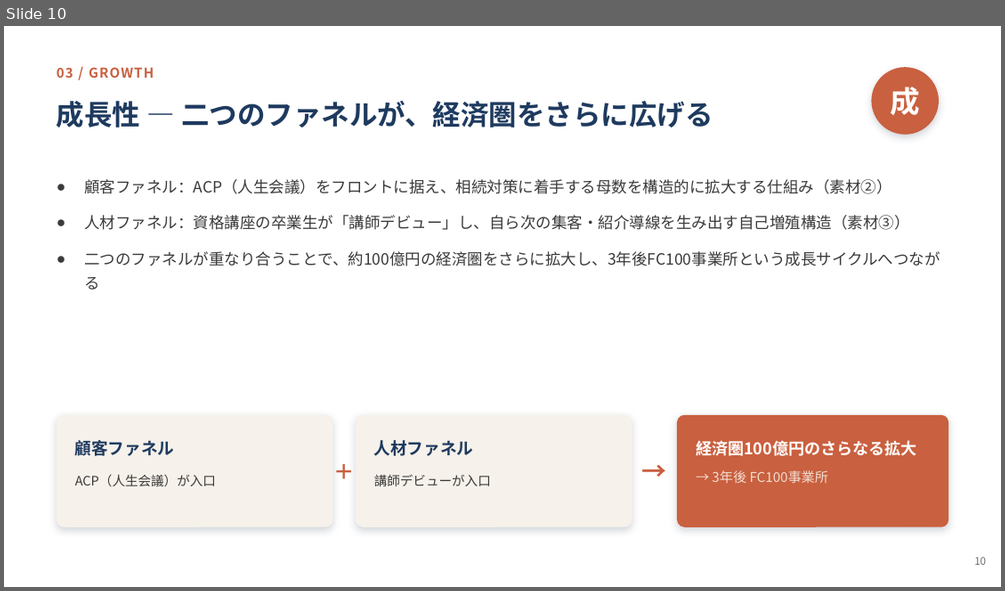
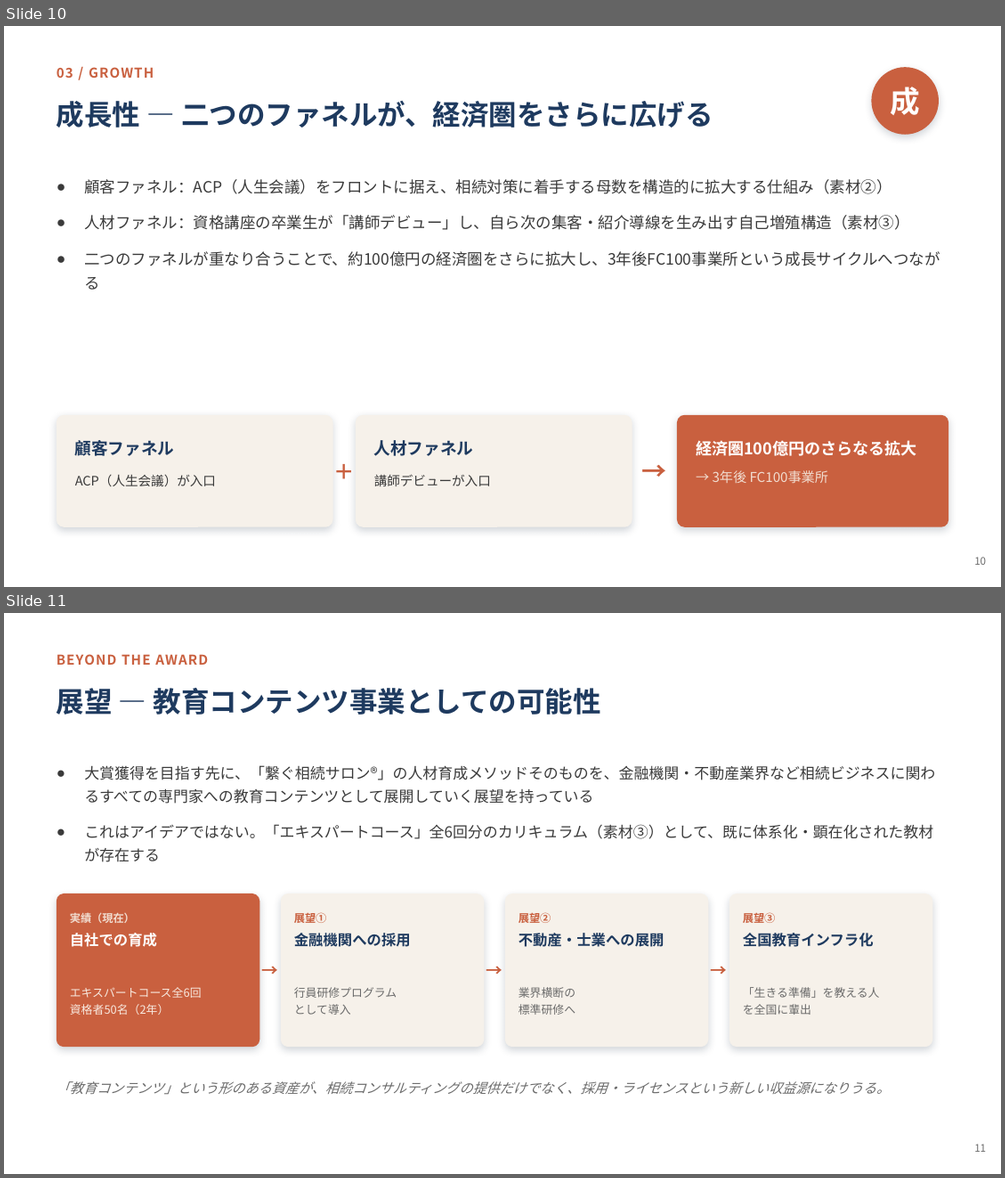
Before and after one commit to Megu124/tsunagusouzoku, a slide deck: manuscript/革新ビジネスアワード2026_ファイナル_100億市場ストーリー整理.pptx. Shown one above the other, each under a label of ours: slide 10 before the commit, slides 10 and 11 after it. The pictures are 1005x591 and 1005x1178 pixels, drawn with LibreOffice and Linux fonts; fonts in the diff are those of the drawing. Boxes give left, top, right and bottom in pixels: in the first picture for what was removed or moved away, otherwise in the second. Text is boxed around its words. In the diff, an @@ line names an element or a change of style, - is before the commit and + after.

```diff
--- a/manuscript/革新ビジネスアワード2026_ファイナル_100億市場ストーリー整理.pptx
+++ b/manuscript/革新ビジネスアワード2026_ファイナル_100億市場ストーリー整理.pptx
@@ slide 11 added at (x1=4, y1=613, x2=1001, y2=1174), background #FFFFFF @@
@@ text added at (x1=57, y1=654, x2=208, y2=665), 13 pt, text #C9603F, bold @@
+BEYOND THE AWARD
@@ text added at (x1=57, y1=688, x2=601, y2=714), 27 pt, text #1E3A5F, bold @@
+展望 ― 教育コンテンツ事業としての可能性
@@ text added at (x1=84, y1=765, x2=935, y2=862), 14.5 pt, text #3A3A3A @@
+● 大賞獲得を目指す先に、「繋ぐ相続サロン®」の人材育成メソッドそのものを、金融機関・不動産業界など相続ビジネスに関わるすべての専門家への教育コンテンツとして展開していく展望を持っている
+● これはアイデアではない。「エキスパートコース」全6回分のカリキュラム（素材③）として、既に体系化・顕在化された教材が存在する
@@ rounded rectangle added at (x1=57, y1=893, x2=259, y2=1046), fill #C9603F @@
@@ rounded rectangle added at (x1=281, y1=893, x2=484, y2=1046), fill #F6F1EA @@
@@ rounded rectangle added at (x1=505, y1=893, x2=708, y2=1046), fill #F6F1EA @@
@@ rounded rectangle added at (x1=729, y1=893, x2=933, y2=1046), fill #F6F1EA @@
@@ text added at (x1=70, y1=912, x2=135, y2=923), 10.5 pt, text #F1DCCF, bold @@
+実績（現在）
@@ text added at (x1=70, y1=933, x2=157, y2=947), 14 pt, text #FFFFFF, bold @@
+自社での育成
@@ text added at (x1=294, y1=912, x2=327, y2=923), 10.5 pt, text #C9603F, bold @@
+展望①
@@ text added at (x1=294, y1=933, x2=411, y2=947), 14 pt, text #1E3A5F, bold @@
+金融機関への採用
@@ text added at (x1=518, y1=912, x2=551, y2=923), 10.5 pt, text #C9603F, bold @@
+展望②
@@ text added at (x1=518, y1=933, x2=664, y2=947), 14 pt, text #1E3A5F, bold @@
+不動産・士業への展開
@@ text added at (x1=743, y1=912, x2=776, y2=923), 10.5 pt, text #C9603F, bold @@
+展望③
@@ text added at (x1=743, y1=933, x2=874, y2=947), 14 pt, text #1E3A5F, bold @@
+全国教育インフラ化
@@ text added at (x1=259, y1=948, x2=281, y2=992), 16 pt, text #C9603F, bold @@
+→
@@ text added at (x1=484, y1=948, x2=505, y2=992), 16 pt, text #C9603F, bold @@
+→
@@ text added at (x1=708, y1=948, x2=729, y2=992), 16 pt, text #C9603F, bold @@
+→
@@ text added at (x1=70, y1=987, x2=202, y2=1014), 11 pt, text #F8E9DF @@
+エキスパートコース全6回
+資格者50名（2年）
@@ text added at (x1=294, y1=987, x2=396, y2=1014), 11 pt, text #6B6B6B @@
+行員研修プログラム
+として導入
@@ text added at (x1=518, y1=987, x2=575, y2=1014), 11 pt, text #6B6B6B @@
+業界横断の
+標準研修へ
@@ text added at (x1=743, y1=987, x2=880, y2=1014), 11 pt, text #6B6B6B @@
+「生きる準備」を教える人
+を全国に輩出
@@ text added at (x1=57, y1=1081, x2=890, y2=1094), 13 pt, text #6B6B6B, italic @@
+「教育コンテンツ」という形のある資産が、相続コンサルティングの提供だけでなく、採用・ライセンスという新しい収益源になりうる。
@@ text added at (x1=974, y1=1143, x2=986, y2=1151), 10 pt, text #6B6B6B @@
+11
```
Also in this commit, not shown: 4 slides changed, 1 other file.
